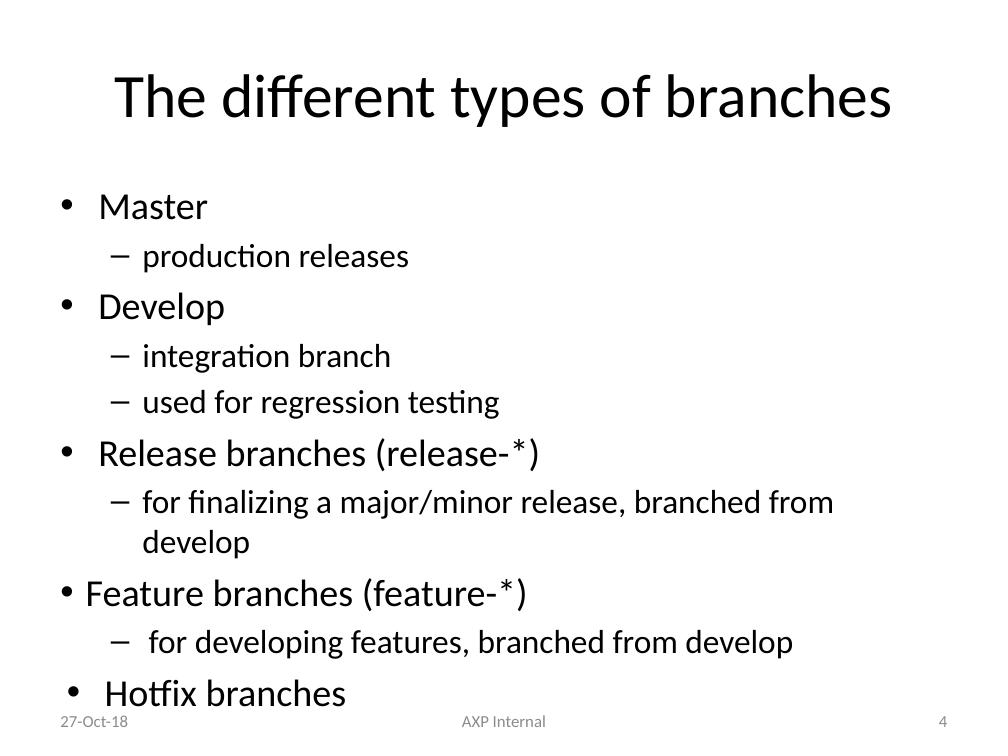
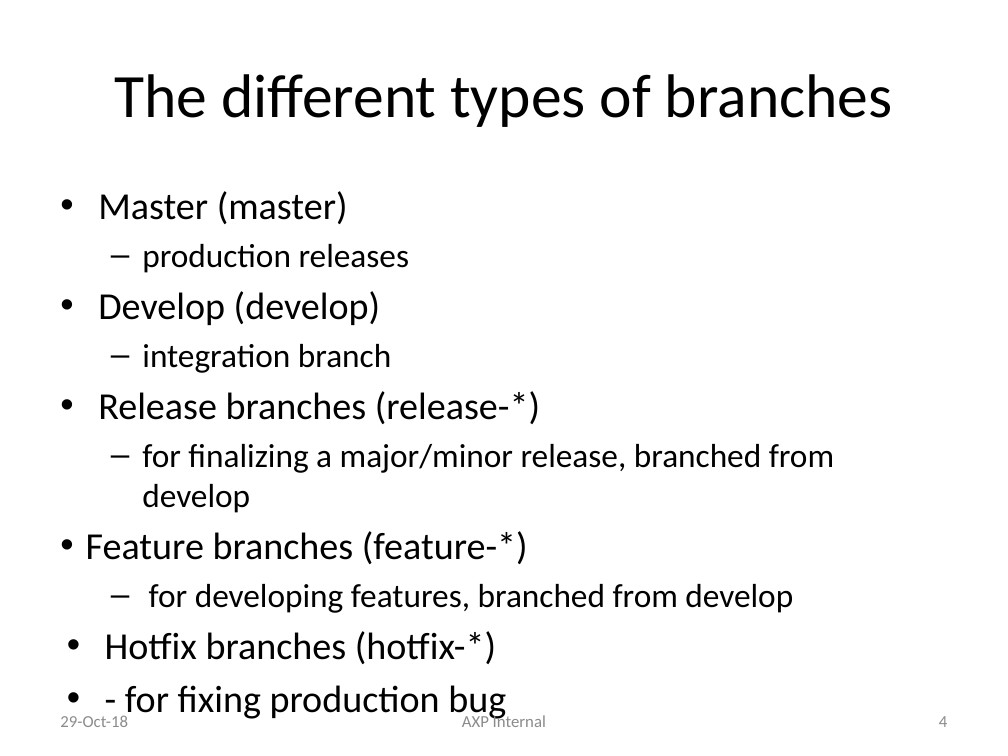
Before and after one commit to liyuan6006/GitStrategies, a slide deck: slide 4 of Branching.pptx. Drawn at 1008x756 pixels with LibreOffice and Linux fonts; fonts in the diff are those of the drawing. Boxes give left, top, right and bottom in pixels: in the first picture for what was removed or moved away, otherwise in the second. Text is boxed around its words. In the diff, an @@ line names an element or a change of style, - is before the commit and + after.

Commit message:
update ppt

```diff
--- a/Branching.pptx
+++ b/Branching.pptx
@@ text at (98, 191, 348, 224): text changed @@
-• Master
+• Master (master)
@@ text at (98, 291, 380, 325): text changed @@
-• Develop
+• Develop (develop)
@@ text at (142, 390, 500, 419): paragraph removed @@
-  – used for regression testing
@@ text at (105, 631, 506, 722): text changed @@
-• Hotfix branches
+• Hotfix branches (hotfix-*)
+• - for fixing production bug
@@ text at (60, 715, 128, 727): text changed @@
-27-Oct-18
+29-Oct-18
```
Also in this commit, not shown: 15 other slides changed, 1 slide added, 3 slides removed.
